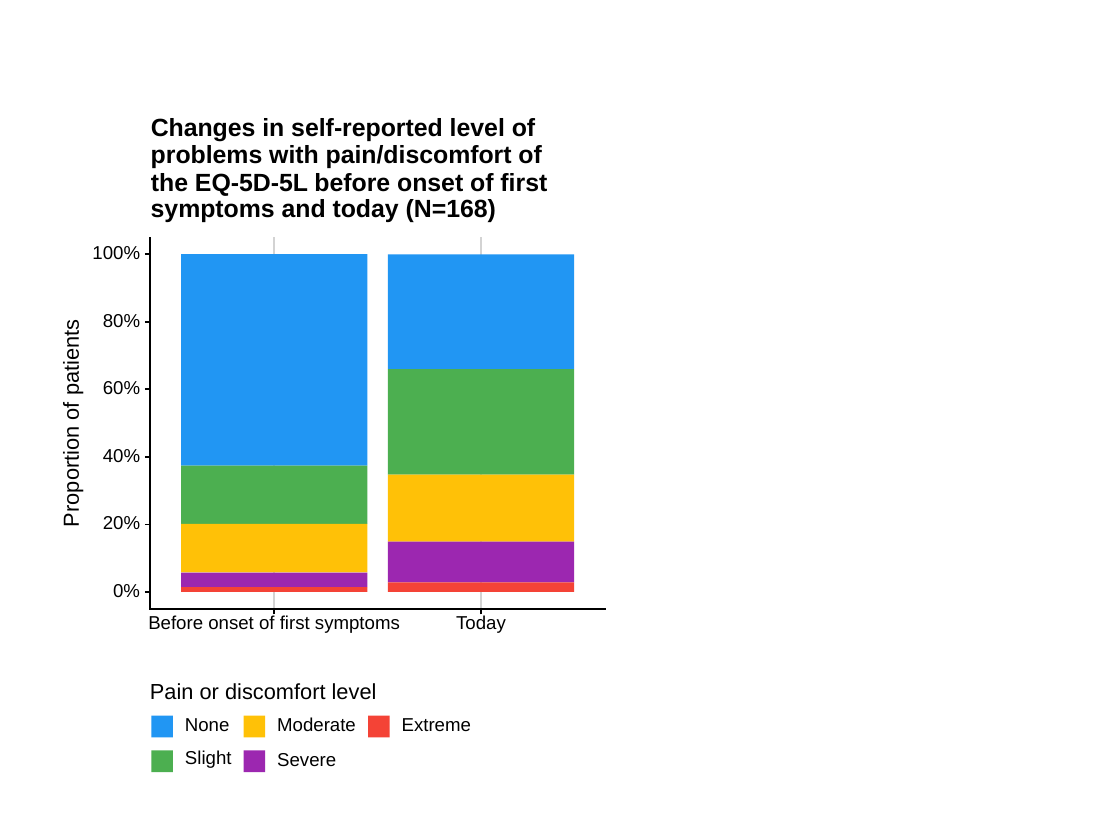
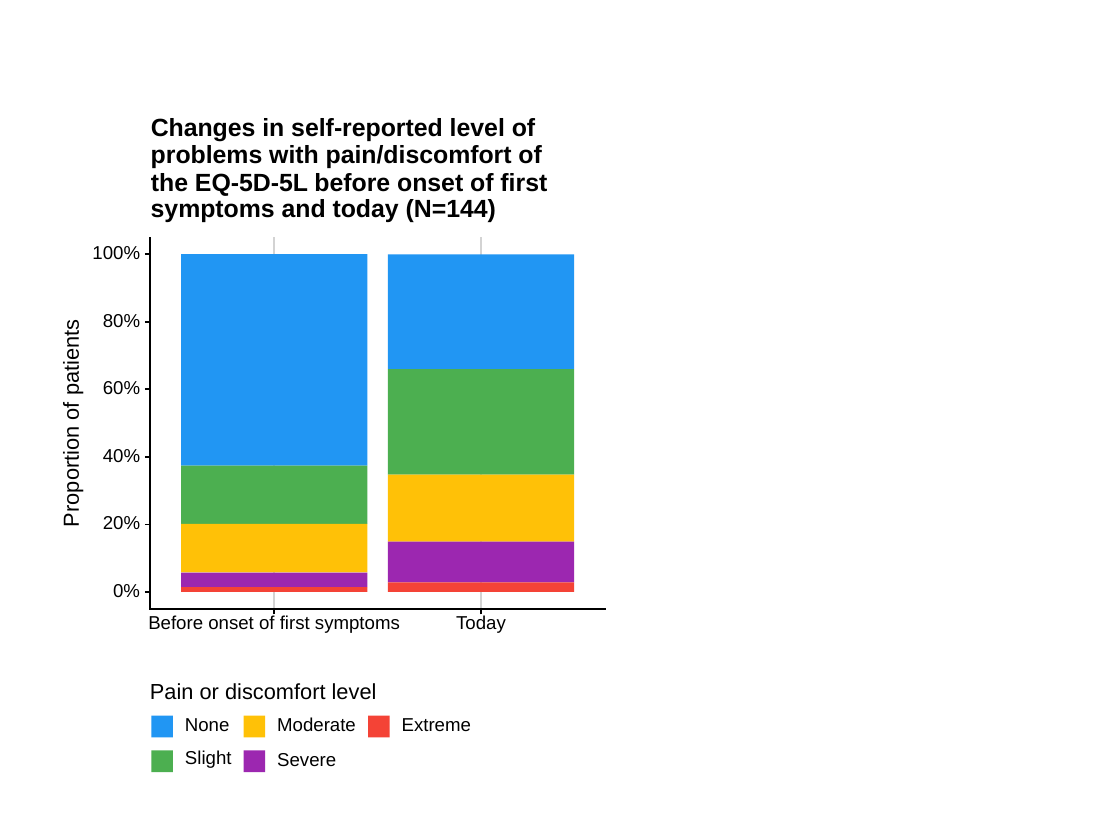
Before and after one commit to sciensanogit/NEED-GQ, a slide deck: slide 1 of results/figures/pptx/eq5d5l_pain_discomfort.pptx. Drawn at 1120x840 pixels with LibreOffice and Linux fonts; fonts in the diff are those of the drawing. Boxes give left, top, right and bottom in pixels: in the first picture for what was removed or moved away, otherwise in the second. Text is boxed around its words. In the diff, an @@ line names an element or a change of style, - is before the commit and + after.

```diff
--- a/results/figures/pptx/eq5d5l_pain_discomfort.pptx
+++ b/results/figures/pptx/eq5d5l_pain_discomfort.pptx
@@ text at (151,199,496,222): text changed @@
-symptoms and today (N=168)
+symptoms and today (N=144)
```
Also in this commit, not shown: 13 other files.
